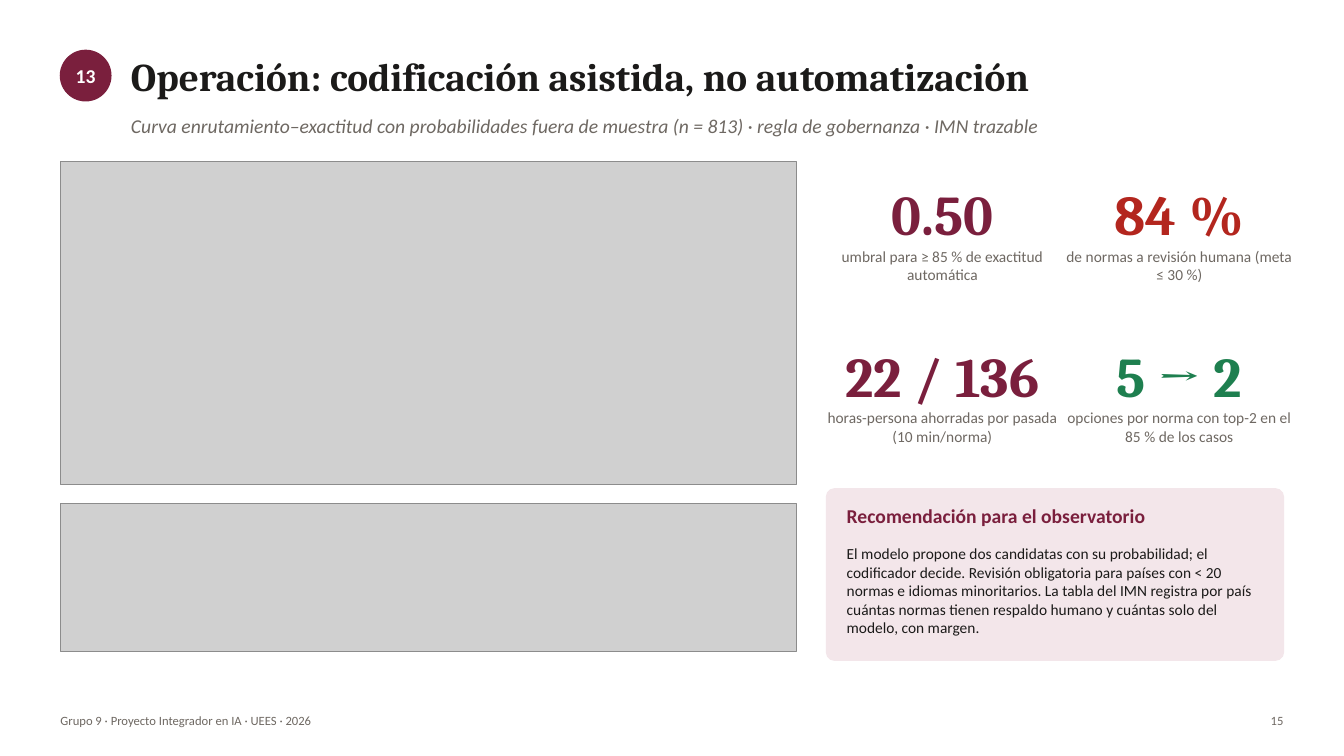
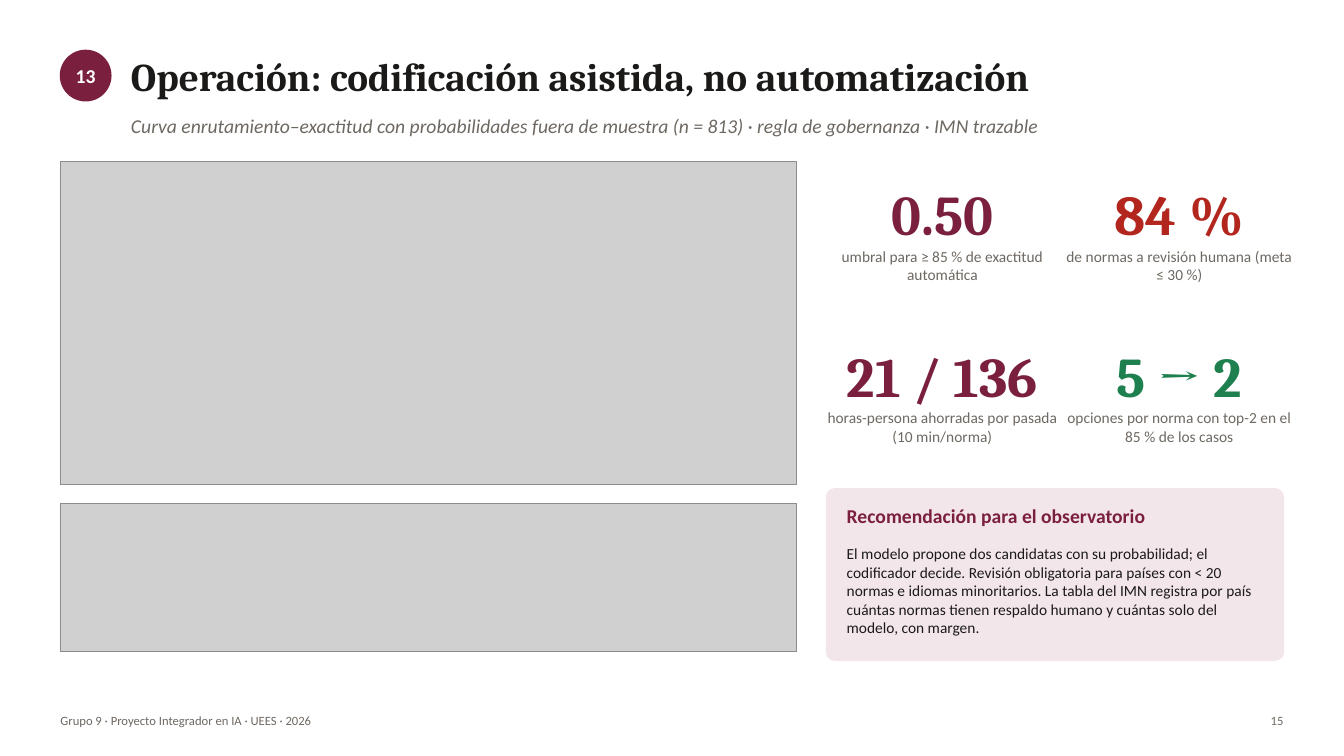
Before and after one commit to jorgemaldonadom-cmd/genial-clasificador-normativa, a slide deck: slide 15 of docs/presentacion_final/Grupo_9_Presentacion_Final.pptx. Drawn at 1344x756 pixels with LibreOffice and Linux fonts; fonts in the diff are those of the drawing; grey boxes stand for pictures. Boxes give left, top, right and bottom in pixels: in the first picture for what was removed or moved away, otherwise in the second. Text is boxed around its words. In the diff, an @@ line names an element or a change of style, - is before the commit and + after.

```diff
--- a/docs/presentacion_final/Grupo_9_Presentacion_Final.pptx
+++ b/docs/presentacion_final/Grupo_9_Presentacion_Final.pptx
@@ text at [847,359,1038,398]: text changed @@
-22 / 136
+21 / 136
```
Also in this commit, not shown: 3 other slides changed, 1 slide added, 18 other files.
